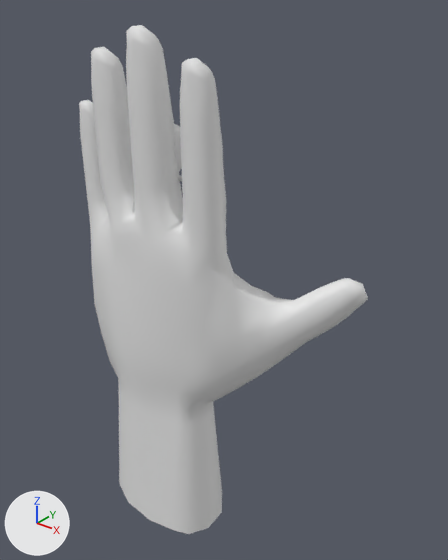
What one commit did to the Blender file vtuber.blend.
Both versions are drawn from a 50 mm lens placed at (2.77, -2.88, 2.03), pointed at (0.26, 0.26, 0.09). Lighting does not change. The marker at lower left points along +X, +Y and +Z. The same objects are shown in both versions, whatever each file hides.
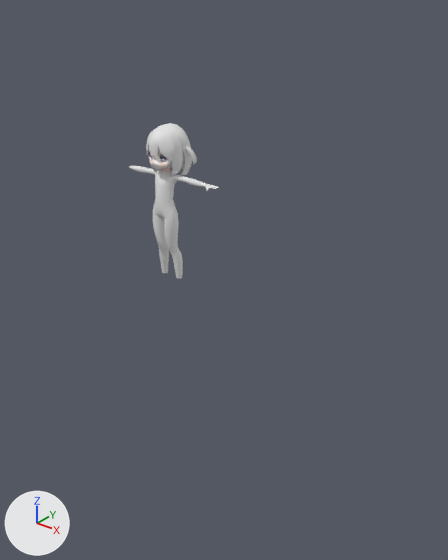
What differs and where, as boxes [x1, y1, x2, y2] in the pictures (448 x 560 px):
'Cube.005', moved, turned, rescaled
    before: [79, 25, 368, 534]
    after: [200, 184, 219, 191]
'Body', unchanged, uncovered by the edit
    before: [178, 175, 182, 181]
    after: [129, 166, 207, 279]

What changed in the scene script:
```text
Change ob_cube_005:
    ob_cube_005.location: (-0.121, 0.0, -0.187) -> (0.368, -0.01, 0.871)
    ob_cube_005.rotation_euler: (0.0, 0.0, 0.0) -> (-1.571, 0.0, -1.571)  # degrees (0, 0, 0) -> degrees (-90, 0, -90)
    ob_cube_005.scale: (0.698, 0.698, 0.698) -> (0.025, 0.025, 0.025)
```
